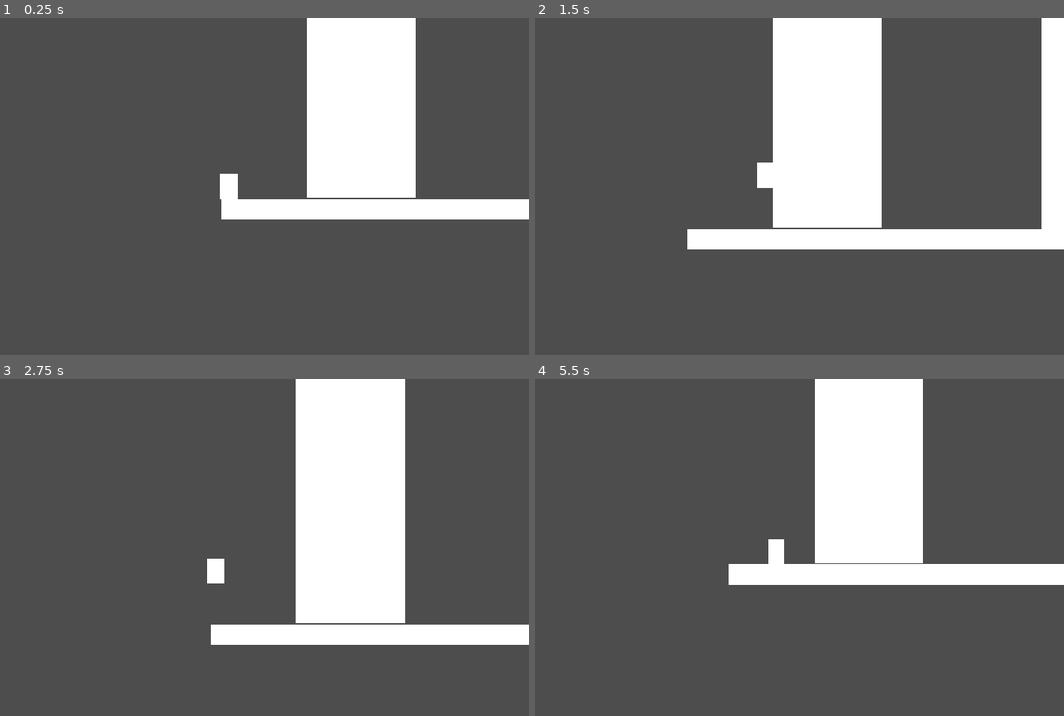
Above: before the commit, frames 1-4 (two rows, left to right).
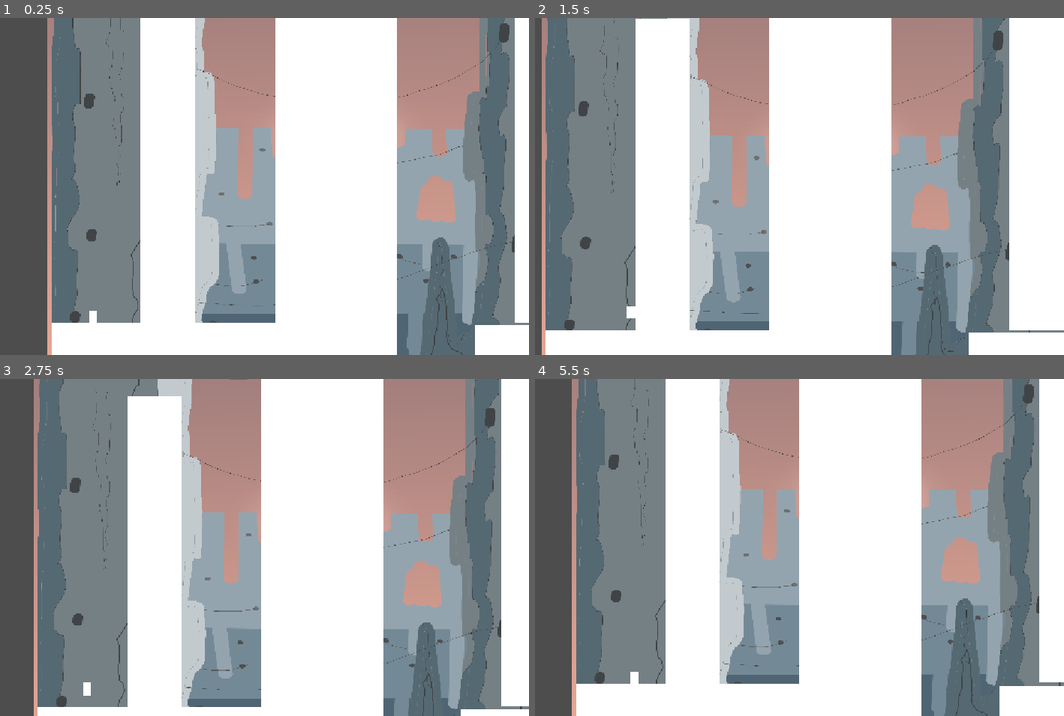
Above: after the commit, the same moments.

Repository: melnyk-r/miner-eclipse
Game: Godot game, scene res://scenes/world.tscn
Same seed, same stepped clock (60 frames per second), same inputs: the game is played once before the commit and once after it. The project has no main scene, so this scene is started directly.
Inputs:
- Up to frame 1 (0.25 s): no input
- Up to frame 2 (1.5 s): tap Enter (ui_accept) at 0.5, 0.6, 0.77, 1.07, 1.35 s; hold Right (ui_right) from 0.53 s (still down)
- Up to frame 3 (2.75 s): tap Enter (ui_accept) at 1.52, 1.82, 2.1 s; release Right (ui_right) at 2.03 s; hold Left (ui_left) from 2.03 s (still down)
- Up to frame 4 (5.5 s): release Left (ui_left) at 2.78 s; hold Right (ui_right) 2.78-4.28 s; tap Enter (ui_accept) at 2.85, 3.02, 3.32, 3.6, 3.77, 4.07, 4.35, 4.52, 4.82, 5.1 s; hold Left (ui_left) 4.28-5.03 s; hold Right (ui_right) from 5.03 s (still down)

The runs differ from the first frame. In frame 1, 80% of the frame differs, in the area x 8-100%, y 0-100%; in frame 2, 80%, in the area x 1-100%, y 0-100%; in frame 3, 79%; in frame 4, 79%.

Commit message:
fixed bug
Death after sliding down a wall

Diff:
--- a/scenes/player.gd
+++ b/scenes/player.gd
@@ -17,34 +17,37 @@
 	current_health = max_health
 
 func _physics_process(delta: float) -> void:
-	# 1. Відстеження падіння та висоти
+	# 1. Фізика та відстеження падіння
 	if not is_on_floor():
-		if not was_airborne:
-			was_airborne = true
-			fall_start_y = global_position.y # Запам'ятовуємо точку початку падіння/стрибка
+		# Якщо ми ковзаємо по стіні — це контрольований рух, а не падіння
+		if is_on_wall() and velocity.y > 0:
+			was_airborne = false # Скасовуємо фіксацію падіння під час ковзання
+			velocity.y = min(velocity.y + gravity * delta, wall_slide_speed)
 
-		# Ковзання по стіні або звичайна гравітація
-		if is_on_wall() and velocity.y > 0:
-			velocity.y = min(velocity.y + gravity * delta, wall_slide_speed)
 			if Input.is_action_just_pressed("ui_accept"):
 				velocity.x = get_wall_normal().x * speed * 1.8
 				velocity.y = jump_velocity
 		else:
+			# Звичайний політ / вільне падіння
+			if not was_airborne and velocity.y > 0:
+				was_airborne = true
+				fall_start_y = global_position.y
+
 			velocity.y += gravity * delta
 	else:
-		# Щойно приземлилися
+		# Щойно приземлилися на тверду поверхню
 		if was_airborne:
 			was_airborne = false
 			var fall_distance = global_position.y - fall_start_y
-			if fall_distance > 0:
+
+			# Шкоду рахуємо лише якщо висота реального вільного падіння >= 50 пікселів
+			if fall_distance >= 50:
 				calculate_fall_damage(fall_distance)
-			fall_start_y = global_position.y
 
 	# 2. Стрибок із землі
 	if Input.is_action_just_pressed("ui_accept") and is_on_floor():
 		velocity.y = jump_velocity
-		was_airborne = true
-		fall_start_y = global_position.y
+		was_airborne = false
 
 	# 3. Горизонтальний рух
 	var direction := Input.get_axis("ui_left", "ui_right")
@@ -69,7 +72,7 @@
 		damage = 15
 
 	if damage > 0:
-		print("Висота падіння: ", int(distance), " пікселів. Отримано шкоди: ", damage)
+		print("Вільне падіння з висоти: ", int(distance), " пікселів. Отримано шкоди: ", damage)
 		take_damage(damage)
 
 # Завдання шкоди та перевірка на смерть
--- a/scenes/player.tscn
+++ b/scenes/player.tscn
@@ -18,5 +18,7 @@
 offset_bottom = 24.0
 
 [node name="Camera2D" type="Camera2D" parent="." unique_id=1348757073]
+offset = Vector2(520, -500)
+zoom = Vector2(0.5, 0.5)
 position_smoothing_enabled = true
 position_smoothing_speed = 7.0
--- a/scenes/world.tscn
+++ b/scenes/world.tscn
@@ -2,10 +2,13 @@
 
 [ext_resource type="PackedScene" uid="uid://bsquwmberr2sn" path="res://scenes/player.tscn" id="1_nnsk1"]
 [ext_resource type="PackedScene" uid="uid://cdq7j1q7446fk" path="res://scenes/health_plant.tscn" id="2_4wyf3"]
+[ext_resource type="Texture2D" uid="uid://ca2v76lwa2ypt" path="res://sprites/far rocks.png" id="2_i7141"]
 [ext_resource type="Script" uid="uid://b2eqqwbjed0fe" path="res://scenes/death_zone.gd" id="2_rwgxs"]
+[ext_resource type="Texture2D" uid="uid://bq33to68jvl0c" path="res://sprites/closer rocks.png" id="3_4mrxx"]
+[ext_resource type="Texture2D" uid="uid://dlpajnkrwcfqc" path="res://sprites/sky.png" id="4_k0juu"]
 
 [sub_resource type="RectangleShape2D" id="RectangleShape2D_3vyb7"]
-size = Vector2(1150, 40)
+size = Vector2(1325, 118)
 
 [sub_resource type="RectangleShape2D" id="RectangleShape2D_cnefl"]
 size = Vector2(3399.5, 153.75)
@@ -23,24 +26,47 @@
 size = Vector2(462, 2558)
 
 [sub_resource type="RectangleShape2D" id="RectangleShape2D_h8mrn"]
-size = Vector2(2122, 39)
+size = Vector2(2227, 121)
 
 [node name="World" type="Node2D" unique_id=2035015843]
+
+[node name="Layer sky" type="Parallax2D" parent="." unique_id=1806641324]
+
+[node name="Sprite2D" type="Sprite2D" parent="Layer sky" unique_id=730302192]
+position = Vector2(1637.0001, -749.00006)
+scale = Vector2(0.7315, 0.46199998)
+texture = ExtResource("4_k0juu")
+
+[node name="far rocks" type="Parallax2D" parent="." unique_id=1633708868]
+
+[node name="Sprite2D" type="Sprite2D" parent="far rocks" unique_id=387326280]
+position = Vector2(1657.4999, -755.0002)
+scale = Vector2(0.73260003, 0.46249998)
+texture = ExtResource("2_i7141")
+
+[node name="closer rocks" type="Parallax2D" parent="." unique_id=965117768]
+
+[node name="Sprite2D" type="Sprite2D" parent="closer rocks" unique_id=816992824]
+position = Vector2(1649.0001, -1229.5)
+scale = Vector2(0.7304, 0.57262504)
+texture = ExtResource("3_4mrxx")
+
+[node name="closest rocks" type="Parallax2D" parent="." unique_id=690000481]
 
 [node name="Ground1" type="StaticBody2D" parent="." unique_id=2083186750]
 
 [node name="CollisionShape2D" type="CollisionShape2D" parent="Ground1" unique_id=509192093]
-position = Vector2(576, 620)
+position = Vector2(488.5, 659)
 shape = SubResource("RectangleShape2D_3vyb7")
 
 [node name="ColorRect" type="ColorRect" parent="Ground1" unique_id=1484813490]
-offset_left = 1.0
+offset_left = -175.0
 offset_top = 600.0
 offset_right = 1151.0
-offset_bottom = 640.0
+offset_bottom = 725.0
 
 [node name="Player" parent="Ground1/ColorRect" unique_id=1296623671 instance=ExtResource("1_nnsk1")]
-position = Vector2(15, -25)
+position = Vector2(159, -28)
 
 [node name="DeathZone" type="Area2D" parent="." unique_id=247029752]
 script = ExtResource("2_rwgxs")
@@ -98,16 +124,17 @@
 offset_bottom = 602.0
 
 [node name="Ground2" type="StaticBody2D" parent="." unique_id=942687670]
+position = Vector2(1356, -1983)
 
 [node name="CollisionShape2D" type="CollisionShape2D" parent="Ground2" unique_id=771146362]
-position = Vector2(2326, 619.5)
+position = Vector2(1199, 2652)
 shape = SubResource("RectangleShape2D_h8mrn")
 
 [node name="ColorRect" type="ColorRect" parent="Ground2" unique_id=1535644202]
-offset_left = 1264.0
-offset_top = 600.0
-offset_right = 3390.0
-offset_bottom = 639.0
+offset_left = 93.0
+offset_top = 2591.0
+offset_right = 2326.0
+offset_bottom = 2715.0
 
 [node name="HealthPlant" parent="." unique_id=1440345486 instance=ExtResource("2_4wyf3")]
-position = Vector2(271, -610)
+position = Vector2(944, -1633)
Binary file added: sprites/closer rocks.png
Not shown, added: sprites/closer rocks.png.import
Binary file added: sprites/far rocks.png
Not shown, added: sprites/far rocks.png.import
Binary file added: sprites/sky.png
Not shown, added: sprites/sky.png.import
